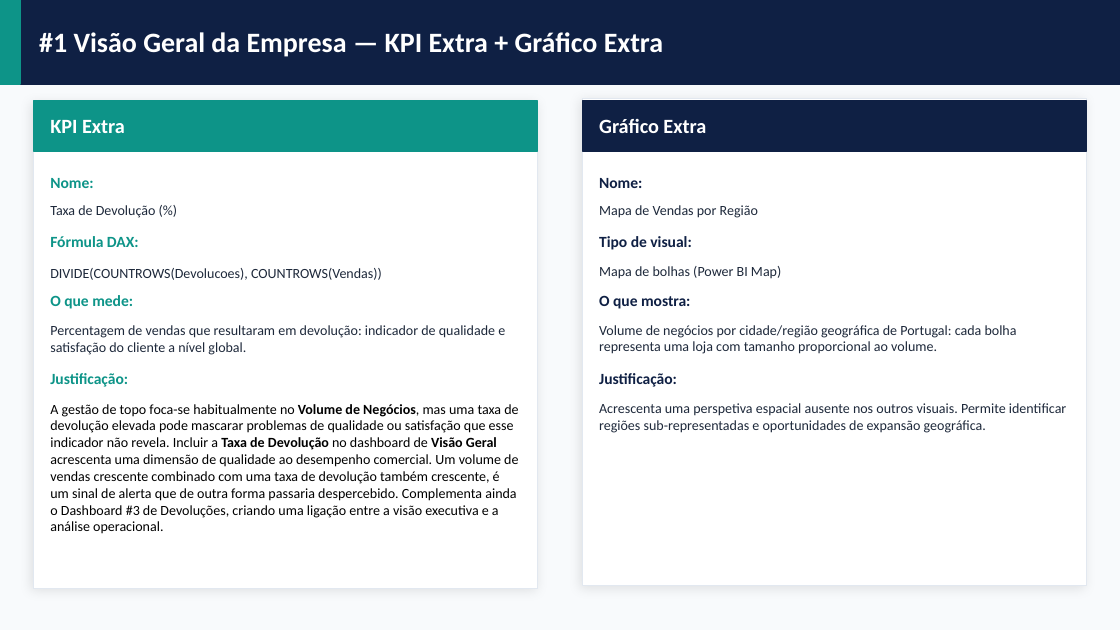
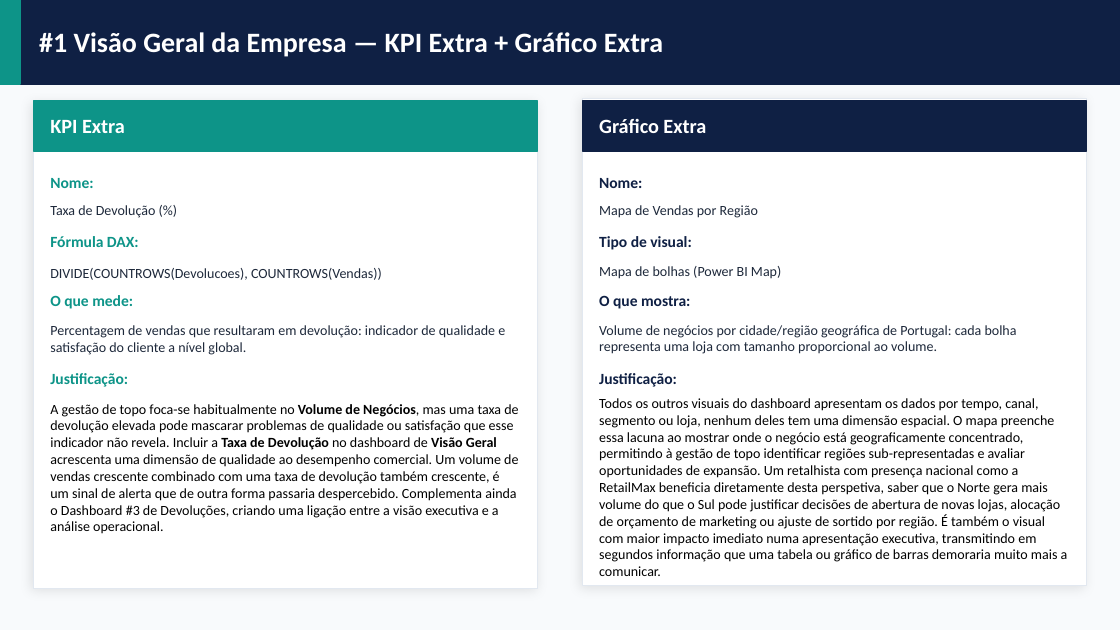
Before and after one commit to mariana13martins1-bit/INFOR, a slide deck: slide 9 of RetailMax_TP2_Apresentacao.pptx. Drawn at 1120x630 pixels with LibreOffice and Linux fonts; fonts in the diff are those of the drawing. Boxes give left, top, right and bottom in pixels: in the first picture for what was removed or moved away, otherwise in the second. Text is boxed around its words. In the diff, an @@ line names an element or a change of style, - is before the commit and + after.

Commit message:
dashboards 1 e 6 concluidas, ppt concluido para as mesmas dashboards

```diff
--- a/RetailMax_TP2_Apresentacao.pptx
+++ b/RetailMax_TP2_Apresentacao.pptx
@@ text at <box>599,398,1068,576</box>: text changed; text colour #1E293B to #000000 @@
-Acrescenta uma perspetiva espacial ausente nos outros visuais. Permite identificar regiões sub-representadas e oportunidades de expansão geográfica.
+Todos os outros visuais do dashboard apresentam os dados por tempo, canal, segmento ou loja, nenhum deles tem uma dimensão espacial. O mapa preenche essa lacuna ao mostrar onde o negócio está geograficamente concentrado, permitindo à gestão de topo identificar regiões sub-representadas e avaliar oportunidades de expansão. Um retalhista com presença nacional como a RetailMax beneficia diretamente desta perspetiva, saber que o Norte gera mais volume do que o Sul pode justificar decisões de abertura de novas lojas, alocação de orçamento de marketing ou ajuste de sortido por região. É também o visual com maior impacto imediato numa apresentação executiva, transmitindo em segundos informação que uma tabela ou gráfico de barras demoraria muito mais a comunicar.
```
Also in this commit, not shown: 8 other slides changed, 6 slides added, 2 slides removed, 1 other file.
